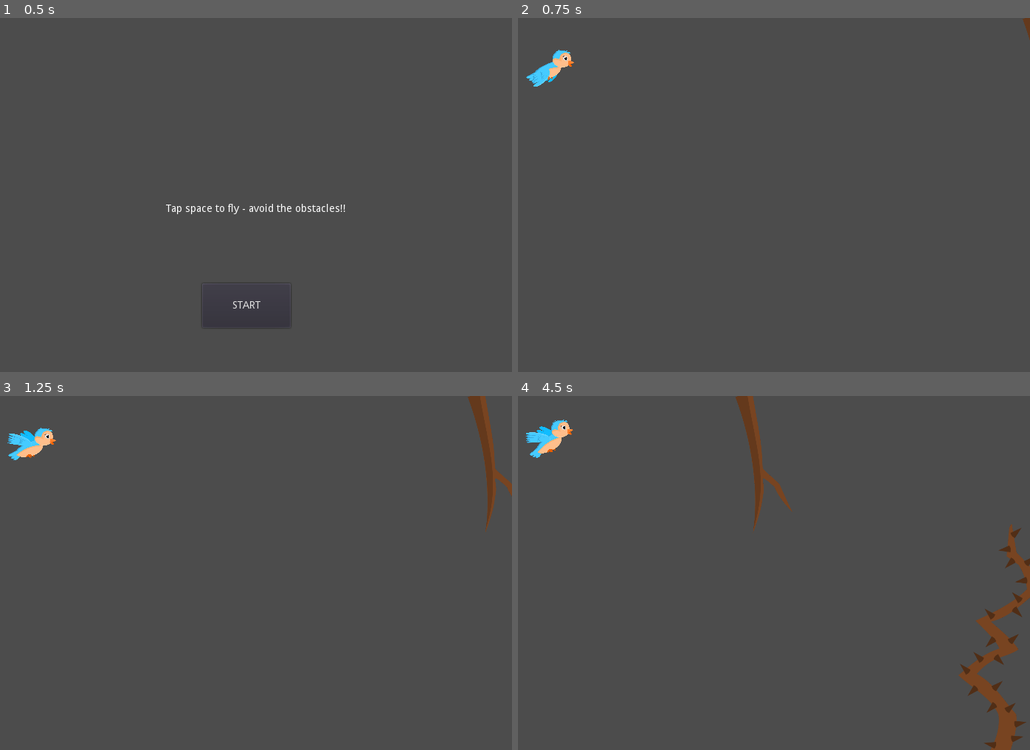
Above: before the commit, frames 1-4 (two rows, left to right).
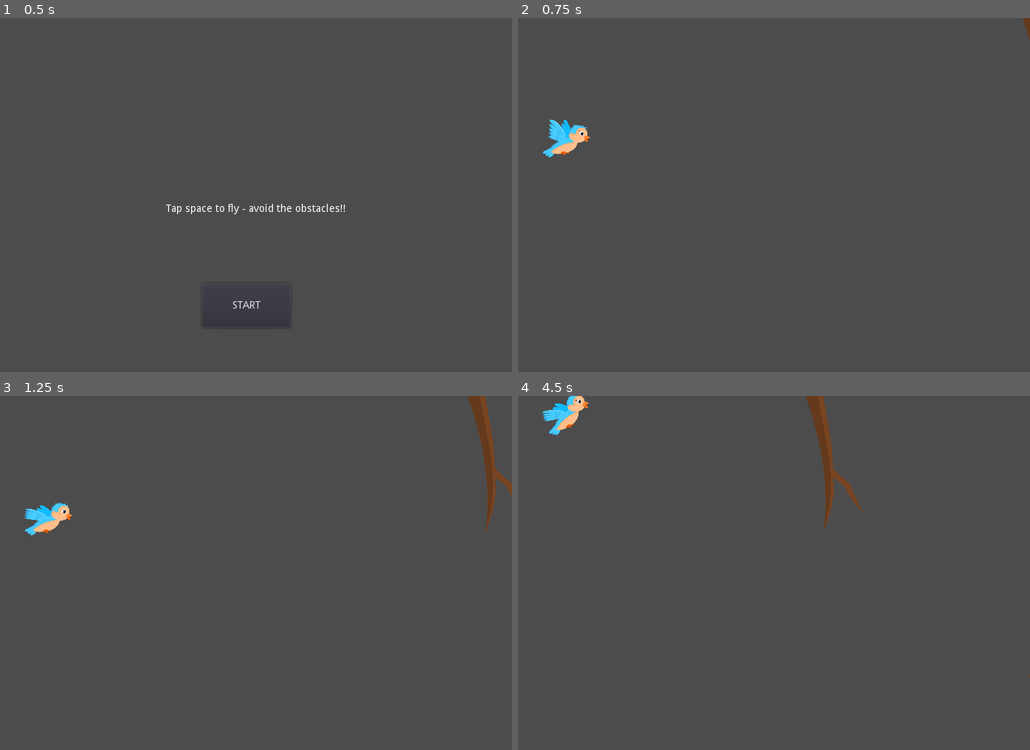
Above: after the commit, the same moments.

Repository: benfernandes/gamejam-august-2020
Game: Godot game, scene res://flappy-bird/FlappyBirdMain.tscn
Same seed, same stepped clock (60 frames per second), same inputs: the game is played once before the commit and once after it. This scene is started directly instead of the project's main scene.
Inputs (mouse positions are in pixels of both pictures, inside the frame that each line leads up to):
- Up to frame 1 (0.5 s): no input
- Up to frame 2 (0.75 s): click "START" at 0.5 s
- Up to frame 3 (1.25 s): no input
- Up to frame 4 (4.5 s): move the mouse to (881, 555) at 1.27 s; hold Right (ui_right) 1.28-2.03 s; hold Space (flap) 1.28-2.03 s; click (881, 555) at 1.42 s; move the mouse to (656, 590) at 2.02 s; hold Left (ui_left) 2.03-2.78 s; tap Space (flap) at 2.1, 2.27, 2.57, 3.6, 3.77, 4.07 s; move the mouse to (820, 495) at 2.77 s; hold Space (flap) 2.78-3.53 s; hold Right (ui_right) 2.78-4.28 s; move the mouse to (738, 643) at 3.52 s; click (738, 643) at 3.67 s; move the mouse to (922, 626) at 4.27 s; hold Left (ui_left) from 4.28 s (still down); hold Space (flap) from 4.28 s (still down)

Frame 1 is identical in both runs. In frame 2, 0.9% of the frame differs, in the area x 1-15%, y 8-40%; in frame 3, 1.0%; in frame 4, 4.7%, in the area x 1-100%, y 0-100%.

Commit message:
Make the top and bottom of the screen game over

Diff:
--- /dev/null
+++ b/flappy-bird/Boundary.gd
@@ -0,0 +1,16 @@
+extends KinematicBody2D
+
+
+# Declare member variables here. Examples:
+# var a = 2
+# var b = "text"
+
+
+# Called when the node enters the scene tree for the first time.
+func _ready():
+	pass # Replace with function body.
+
+func _physics_process(delta):
+	var collision = move_and_collide(Vector2(0, 0))
+	if collision:
+		get_parent().game_over()
--- a/flappy-bird/FlappyBird.tscn
+++ b/flappy-bird/FlappyBird.tscn
@@ -1,25 +1,28 @@
-[gd_scene load_steps=4 format=2]
+[gd_scene load_steps=5 format=2]
 
 [ext_resource path="res://flappy-bird/Player.tscn" type="PackedScene" id=1]
 [ext_resource path="res://flappy-bird/FlappyBird.gd" type="Script" id=2]
+[ext_resource path="res://flappy-bird/Boundary.gd" type="Script" id=3]
 
 [sub_resource type="RectangleShape2D" id=1]
-extents = Vector2( 692.84, 7.38317 )
+extents = Vector2( 444.939, 10 )
 
 [node name="FlappyBird" type="Node2D"]
 script = ExtResource( 2 )
 
 [node name="Player" parent="." instance=ExtResource( 1 )]
-position = Vector2( 69.9626, 62.5627 )
+position = Vector2( 92.2463, 164.311 )
 
-[node name="Top" type="StaticBody2D" parent="."]
+[node name="Top" type="KinematicBody2D" parent="."]
+script = ExtResource( 3 )
 
 [node name="CollisionShape2D" type="CollisionShape2D" parent="Top"]
-position = Vector2( 285.732, -7.54015 )
+position = Vector2( 343.085, -12.6134 )
 shape = SubResource( 1 )
 
-[node name="Bottom" type="StaticBody2D" parent="."]
+[node name="Bottom" type="KinematicBody2D" parent="."]
+script = ExtResource( 3 )
 
 [node name="CollisionShape2D" type="CollisionShape2D" parent="Bottom"]
-position = Vector2( 300.019, 488.126 )
+position = Vector2( 335.937, 493.184 )
 shape = SubResource( 1 )
--- a/flappy-bird/Player.gd
+++ b/flappy-bird/Player.gd
@@ -10,8 +10,10 @@
 func flap():
 	hasStarted = true
 
-	if velocity < 500:
-		velocity = velocity + 150
+	if velocity < 400:
+		velocity = velocity + 200
+		if velocity > 400:
+			velocity = 400
 
 func _input(event):
 	if event.is_action_pressed("flap"):
@@ -20,7 +22,7 @@
 func _physics_process(delta):
 	if !isStopped && hasStarted:
 		var collision = move_and_collide(Vector2(0, -velocity) * delta)
-		if velocity > -500:
+		if velocity > -400:
 			velocity = velocity - (400 * delta)
 		set_bird_angle()
 
--- a/flappy-bird/Player.tscn
+++ b/flappy-bird/Player.tscn
@@ -46,7 +46,7 @@
 [node name="AnimatedSprite" type="AnimatedSprite" parent="KinematicBody2D"]
 scale = Vector2( 0.1, 0.1 )
 frames = SubResource( 5 )
-frame = 3
+frame = 1
 playing = true
 
 [node name="CollisionShape2D" type="CollisionShape2D" parent="KinematicBody2D"]
